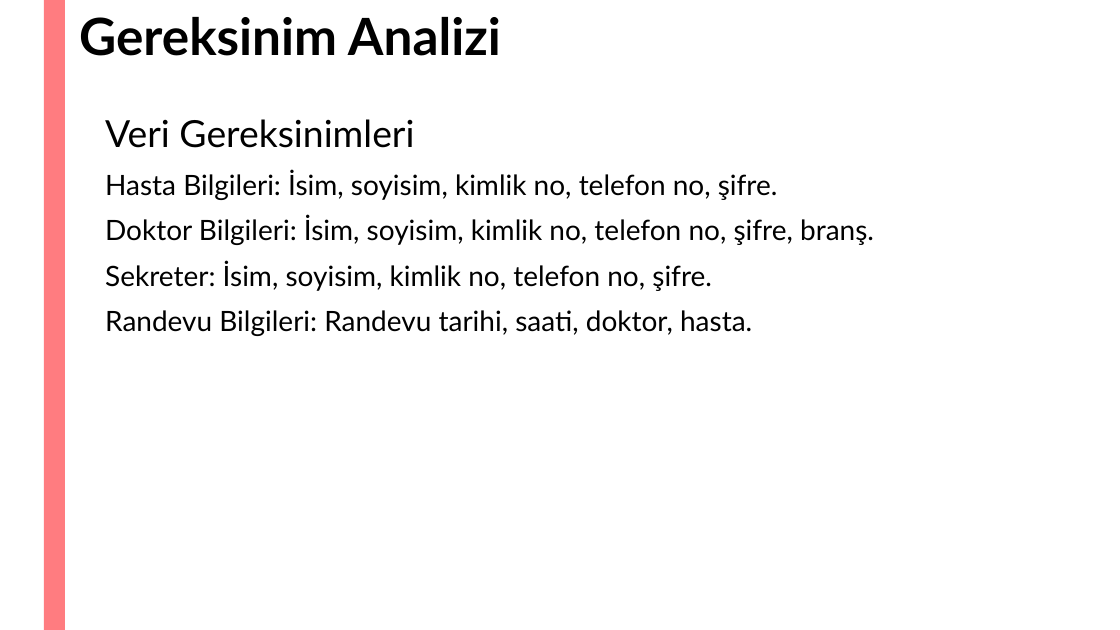
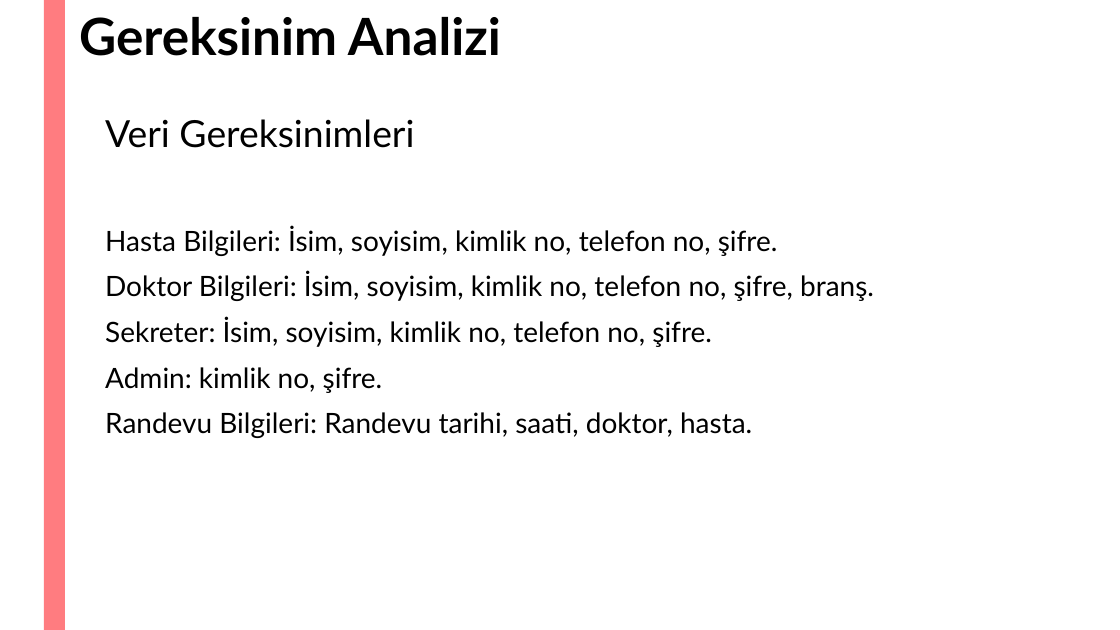
Before and after one commit to turanemircan/HospitalManagementSystem, a slide deck: slide 9 of HospitalManagementSystemSunum.pptx. Drawn at 1120x630 pixels with LibreOffice and Linux fonts; fonts in the diff are those of the drawing. Boxes give left, top, right and bottom in pixels: in the first picture for what was removed or moved away, otherwise in the second. Text is boxed around its words. In the diff, an @@ line names an element or a change of style, - is before the commit and + after.

```diff
--- a/HospitalManagementSystemSunum.pptx
+++ b/HospitalManagementSystemSunum.pptx
@@ text at <box>105,367,383,393</box>: paragraph added @@
+Admin: kimlik no, şifre.
```
Also in this commit, not shown: 3 other slides changed, 5 slides added.
